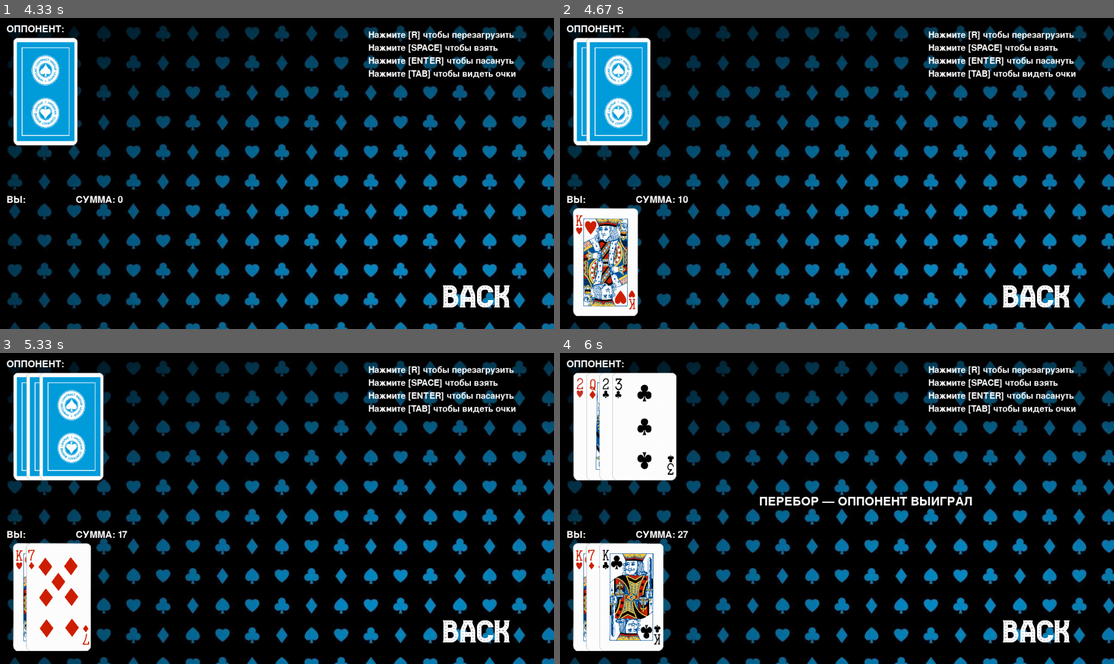
Above: before the commit, frames 1-4 (two rows, left to right).
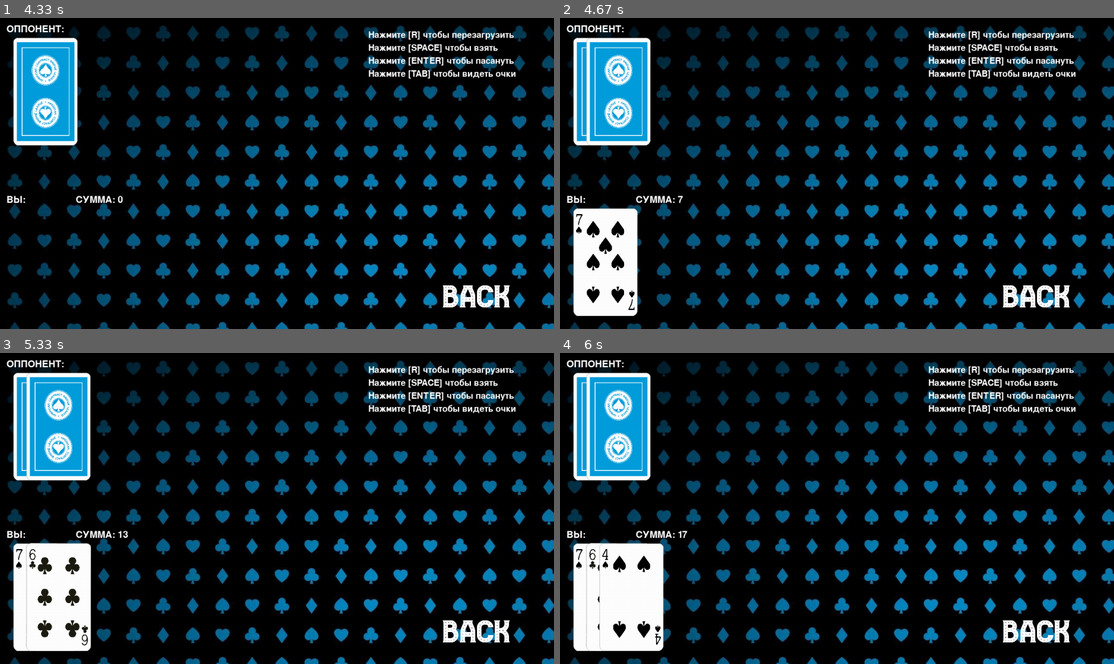
Above: after the commit, the same moments.

Repository: temanotema/casik1000
Game: pygame game, started from casik/app.py
Two runs of this game, one before a commit and one after it. Both use one fixed random seed, a clock stepped at 60 frames per second and the inputs below.
Inputs (mouse positions are in pixels of both pictures, inside the frame that each line leads up to):
- Up to frame 1 (4.33 s): click (277, 173) at 0.38 s; click (277, 195) at 0.72 s; click (105, 126) at 1.05 s; click (343, 201) at 1.38 s; click (282, 204) at 2.22 s; click (260, 120) at 2.55 s; click (199, 108) at 2.88 s; tap Enter at 3.17 s
- Up to frame 2 (4.67 s): tap Space at 4.5 s
- Up to frame 3 (5.33 s): tap Space at 4.97 s
- Up to frame 4 (6 s): tap Space at 5.47 s

Frame 1 is identical in both runs. In frame 2, 2.2% of the frame differs, in the area x 2-24%, y 57-96%; in frame 3, 3.4%; in frame 4, 8.1%, in the area x 2-75%, y 6-96%.

Commit message:
сделал коменты, добавил сцену второго меню, так и не решил проблему с закрытием окна

Diff:
--- a/casik/pygame_base.py
+++ b/casik/pygame_base.py
@@ -1,36 +1,38 @@
 import sys
 import pygame
 
-# создание меню
+# Создание главного меню
 pygame.init()
-# иниц окна
+# Инициализация  окна
 WIN_WIDTH = 1280
 WIN_HEIGHT = 720
 win = pygame.display.set_mode((WIN_WIDTH, WIN_HEIGHT))
 black = (0, 0, 0)
 white = (255, 255, 255)
 
-# иниц тексты и счетов
+# Инициализация текстов и счетов
 GUI_font = pygame.font.SysFont(None, 32)
 WIN_font = pygame.font.SysFont(None, 42)
 INST_font = pygame.font.SysFont(None, 30)
 TITLE_font = pygame.font.SysFont(None, 24)
 
 
+# Трансформация картинок
 def load_image(path, size):
     return pygame.transform.scale(pygame.image.load(path), size)
 
-
+# Выгрузка фото
 lemon = load_image('images/lemon.jpg', (200, 200))
 apple = load_image('images/apple.jpg', (200, 200))
 plum = load_image('images/plum.jpg', (200, 200))
 cherry = load_image('images/cherry.jpg', (200, 200))
 
 
+# Шрифт
 def get_font(size):
     return pygame.font.Font("pics/font.ttf", size)
 
-
+# Функция выхода
 def quit():
     pygame.quit()
     sys.exit()
@@ -39,8 +41,9 @@
 IMAGE_BLACKJACK = pygame.image.load("pics/blackjack.png")
 IMAGE_BG = pygame.image.load("pics/Background.png")
 
-# управление функциями запуска окон
+# Управление функциями запуска окон
 run = {}
 MENU_MAIN = "main menu"
+MENU_TWO = 'two menu'
 GAME_BLACKJACK = "blackjack"
-GAME_LUCKYSEVEN = "l7"
+GAME_LUCKYSEVEN = "luckyseven"
--- a/casik/screen/blackjack.py
+++ b/casik/screen/blackjack.py
@@ -1,20 +1,20 @@
 from casik.pygame_base import *
+from casik.button import Button
 import random
-from casik.button import Button
-
-# данные карт
+
+# Данные карт
 CARD_VALUES = [11,2,3,4,5,6,7,8,9,10,10,10,10]
 CARD_NAMES = list(range(1,14))
 CARD_SUITS = list(range(1,5))
 
-# размер карт
+# Размер карт
 CARD_WIDTH = 150
 CARD_HEIGHT = 250
 
 card_img_dir = []
 card_img = []
 
-# цвета
+# Цвета
 black = (0,0,0)
 white = (255,255,255)
 
@@ -30,12 +30,10 @@
 
 # Создание колоды
 def initializeDeck():
-    # Пустая колода
     deck = []
     i = 0
     for j in range(len(CARD_VALUES)):
         for k in CARD_SUITS:
-            # создание обьекта и добавление в колоду
             deck.append(Card(CARD_VALUES[j], CARD_NAMES[j], k, card_img[i]))
             i += 1
 
@@ -84,7 +82,6 @@
     global full_deck
     r = random.randint(0,len(full_deck)-1)
 
-    # Убрать и вернуть карту из колоды
     return full_deck.pop(r)
 
 
@@ -112,7 +109,7 @@
     global hidden_card_x_pos
     global hidden_card_y_pos
 
-    # если значениу у оппа меньше 18 берет карту
+    # Если значениу у оппа меньше 18 берет карту
     if get_card_value(AI_hand) < 18:
         AI_hand.append(get_random_card())
         hidden_hand.append(bg_card)
@@ -130,40 +127,39 @@
         AI_card_y_pos.append(AI_DEFAULT_Y)
         hidden_card_y_pos.append(AI_DEFAULT_Y)
 
-        # оппонент взял карту?
+        # Оппонент взял карту?
         return True
     else:
         return False
 
 
-# текущий счет игроков
+# Текущий счет игроков
 def get_card_value(hand):
-    # если рука пустая вернуть ноль
+    # Если рука пустая вернуть ноль
     if len(hand) == 0:
         return 0
     else:
-        # переменные
         Aces = []
         sum = 0
 
-        # пройти всю руку
+        # Пройти всю руку
         for i in hand:
-            # сколько тузов в руке
+            # Сколько тузов в руке
             if i.name == 1:
                 Aces.append(i)
 
-            # суммирование очков
+            # Суммирование очков
             sum += i.value
 
-        # уменьшение очков за туз
+        # Уменьшение очков за туз
         if sum > 21 and (len(Aces) != 0):
             sum -= 10
         return sum
 
 
-# отображение текстов
+# Отображение текстов
 def draw_texts():
-    # отображение меню текста
+    # Отображение меню текста
     ai_hand_text = GUI_font.render("ОППОНЕНТ:",True,white)
     player_hand_text = GUI_font.render("ВЫ:",True,white)
     hand_value_text = GUI_font.render('СУММА: '+ str(get_card_value(player_hand)),True,white)
@@ -174,7 +170,7 @@
     win.blit(ai_hand_text, (15,15))
     win.blit(player_hand_text, (15,WIN_HEIGHT-CARD_HEIGHT-60))
 
-    # отображение инструкции
+    # Отображение инструкции
     r_text = INST_font.render('Нажмите [R] чтобы перезагрузить', True, white)
     space_text = INST_font.render('Нажмите [SPACE] чтобы взять', True, white)
     enter_text = INST_font.render('Нажмите [ENTER] чтобы пасануть', True, white)
@@ -185,13 +181,13 @@
     win.blit(enter_text, (WIN_WIDTH//2+211,WIN_HEIGHT//2 - 270))
     win.blit(spec_text, (WIN_WIDTH//2+211,WIN_HEIGHT//2 - 240))
 
-    # отображение счета оппа если спек мод
+    # Отображение счета оппанента если читы
     if spectate:
         AI_value_text = GUI_font.render('СУММА: '+ str(get_card_value(AI_hand)),True,white)
         win.blit(AI_value_text, (175,15))
 
 
-# загрузка фотографий карт
+# Загрузка фотографий карт
 for i in CARD_NAMES:
     for j in CARD_SUITS:
         card_img_dir.append("images/" + str(i) + "-" + str(j) + ".png")
@@ -214,7 +210,7 @@
 original_deck = initializeDeck()
 BG = pygame.image.load("pics/Background.png")
 
-# иниц колод
+# Инициализация колод
 player_hand = []
 card_x_pos = []
 card_y_pos = []
@@ -227,7 +223,7 @@
 hidden_card_x_pos = []
 hidden_card_y_pos = []
 
-# булевые значекния для гуи
+# Булевые значекния для гуи
 main_loop = 0
 reveal = False
 session = True
@@ -235,8 +231,8 @@
 full_deck = []
 
 
+# Рестарт окна
 def reset_game():
-    # иниц колод
     player_hand.clear()
     card_x_pos.clear()
     card_y_pos.clear()
@@ -249,7 +245,6 @@
     hidden_card_x_pos.clear()
     hidden_card_y_pos.clear()
 
-    # булевые значекния для гуи
     global main_loop, reveal, session, spectate, orignal_deck, full_deck, win_int
     main_loop = 0
     reveal = False
@@ -257,17 +252,17 @@
     spectate = False
     win_int = 0
 
-    # создание колоды что сохранить исходную копию
+    # Создание колоды, чтобы сохранить исходную копию
     full_deck = list(original_deck)
 
 
+#Игра
 def main():
     pygame.display.set_caption("BlackJack")
 
     global main_loop, session, spectate, win_int, reveal
     reset_game()
     next_function = None
-    # игровой цикл
     while not next_function:
         win.blit(IMAGE_BG, (0, 0))
         pygame.time.delay(100)
@@ -284,23 +279,23 @@
                 next_function = quit
             if event.type == pygame.MOUSEBUTTONDOWN:
                 if SEVEN_BACK.checkForInput(SEVEN_MOUSE_POS):
-                    next_function = run[MENU_MAIN]
+                    next_function = run[MENU_TWO]
         draw_texts()
         pygame.display.update()
 
-        # анти спам кнопок
+        # Антиспам кнопок
         if main_loop > 0:
             main_loop += 1
         if main_loop > 5:
             main_loop = 0
 
-        # получение нажатых клавиш
+        # Получение нажатых клавиш
         keys = pygame.key.get_pressed()
 
         if keys[pygame.K_r]:
             reset_game()
 
-        # игрок взял или получил другую карту
+        # Игрок взял или получил другую карту
         if keys[pygame.K_SPACE] and main_loop == 0 and session:
             player_draw_cards()
             main_loop = 1
@@ -310,7 +305,7 @@
             print("ОППОНЕНТ: ", end='')
             print(get_card_value(AI_hand))
 
-            # все возможные рез-ты
+            # Все возможные результаты
             if get_card_value(AI_hand) > 21 and get_card_value(player_hand) > 21:
                 session = False
                 print("НЕТ ПОБЕДИТЕЛЯ")
@@ -342,7 +337,7 @@
                 session = False
                 reveal = True
 
-        # игрок пасует
+        # Игрок пасует
         if (keys[pygame.K_KP_ENTER] or keys[pygame.K_RETURN]) and main_loop == 0 and session:
             main_loop = 1
 
@@ -351,7 +346,7 @@
             print("ОППОНЕНТ: ", end='')
             print(get_card_value(AI_hand))
 
-            # возмодные рез-ты
+            # Все возможные результаты
             if (AI_hit == False):
                 if get_card_value(AI_hand) > get_card_value(player_hand):
                     session = False
@@ -395,7 +390,7 @@
                     session = False
                     reveal = True
 
-        # если режим наблюдателя
+        # Режим наблюдателя
         if keys[pygame.K_TAB] and main_loop == 0:
             if spectate == False:
                 spectate = True
@@ -410,6 +405,3 @@
 
 
 run[GAME_BLACKJACK] = main
-
-if __name__ == "__main__":
-    run[GAME_BLACKJACK]()
--- a/casik/screen/luckyseven.py
+++ b/casik/screen/luckyseven.py
@@ -1,5 +1,4 @@
 import pygame.display
-
 from casik.button import Button
 from casik.pygame_base import *
 import random
@@ -8,6 +7,7 @@
                     text_input="BACK", font=get_font(75), base_color="White", hovering_color="Red")
 
 
+# Отрисовка картинок и текстов
 def draw_texts():
     space_text = INST_font.render('Нажмите [SPACE] чтобы прокрутить слот', True, white)
     combo1_text = INST_font.render('Комбинация 1: lemon | lemon | lemon ', True, white)
@@ -25,6 +25,7 @@
     win.blit(lemon, (765, 270))
 
 
+# Вторая отрисовка
 def new_load():
     win.blit(cherry, (335, 270))
     win.blit(apple, (550, 270))
@@ -32,6 +33,7 @@
     pygame.display.update()
 
 
+# Игра
 def main():
     pygame.display.set_caption("LuckySeven")
     next_function = None
@@ -43,15 +45,14 @@
         SEVEN_BACK.update(win)
         keys = pygame.key.get_pressed()
 
-        if keys[pygame.K_SPACE]:
-            next_function = new_load
-
         for event in pygame.event.get():
             if event.type == pygame.QUIT:
                 next_function = quit
             if event.type == pygame.MOUSEBUTTONDOWN:
                 if SEVEN_BACK.checkForInput(SEVEN_MOUSE_POS):
-                    next_function = run[MENU_MAIN]
+                    next_function = run[MENU_TWO]
+            if keys[pygame.K_SPACE]:
+                next_function = new_load
 
         draw_texts()
         pygame.display.update()
@@ -61,6 +62,3 @@
 
 
 run[GAME_LUCKYSEVEN] = main
-
-if __name__ == "__main__":
-    run[GAME_LUCKYSEVEN]()
--- a/casik/screen/main.py
+++ b/casik/screen/main.py
@@ -2,7 +2,7 @@
 from casik.button import Button
 from casik.pygame_base import *
 
-# run
+
 PLAY_TEXT = get_font(100).render("Choose your game:", True, "#b68f40")
 PLAY_RECT = PLAY_TEXT.get_rect(center=(640, 100))
 PLAY_BACK = Button(image=None, pos=(640, 650),
@@ -13,6 +13,7 @@
                            text_input="Lucky Seven", font=get_font(55), base_color="Black", hovering_color="Green")
 
 
+# Второе окно
 def game_select():
     next_function = None
     while not next_function:
@@ -43,7 +44,7 @@
         next_function()
 
 
-# options
+# Настройки
 def options():
     next_function = None
     while not next_function:
@@ -70,11 +71,9 @@
         pygame.display.update()
 
     if next_function:
-        print(win)
         next_function()
 
 
-# main_menu
 MENU_TEXT = get_font(100).render("MAIN MENU", True, "#b68f40")
 MENU_RECT = MENU_TEXT.get_rect(center=(640, 100))
 PLAY_BUTTON = Button(image=pygame.image.load("pics/play.png"), pos=(640, 250),
@@ -85,6 +84,7 @@
                      text_input="QUIT", font=get_font(75), base_color="#d4ebfc", hovering_color="Red")
 
 
+# Первое окно
 def main():
     pygame.display.set_caption("CASINO")
     next_function = None
@@ -115,6 +115,4 @@
 
 
 run[MENU_MAIN] = main
-
-if __name__ == '__main__':
-    run[MENU_MAIN]()
+run[MENU_TWO] = game_select
Empty file added: casik/bets.py
